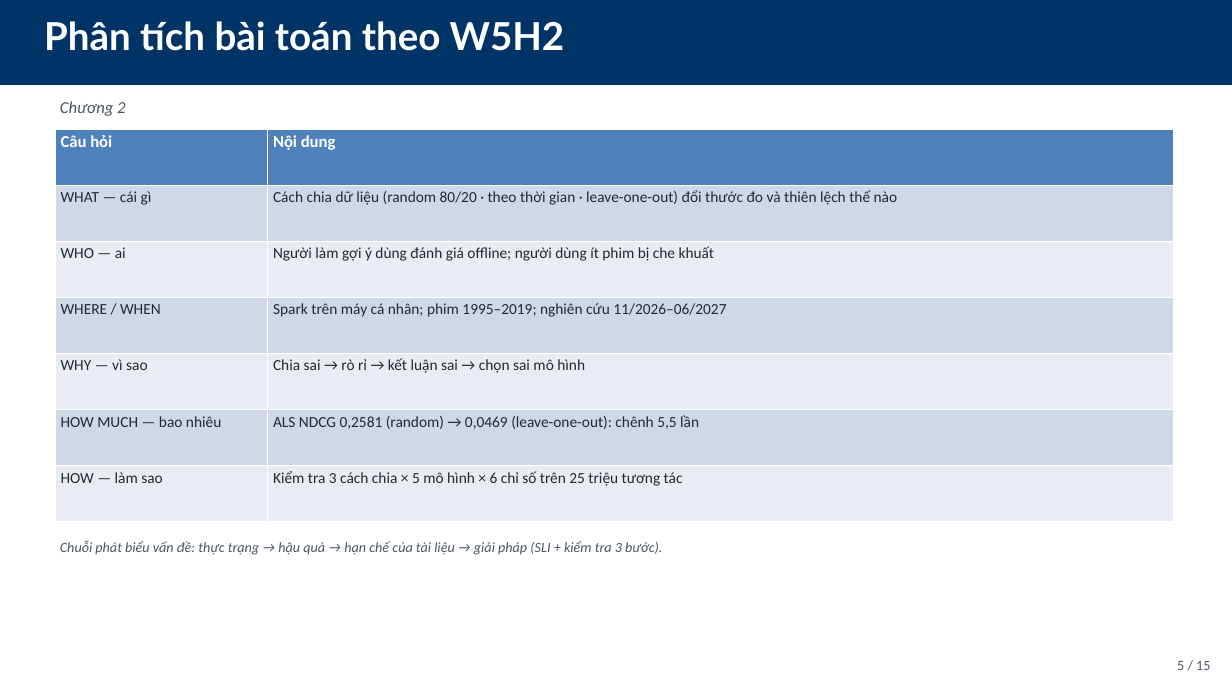
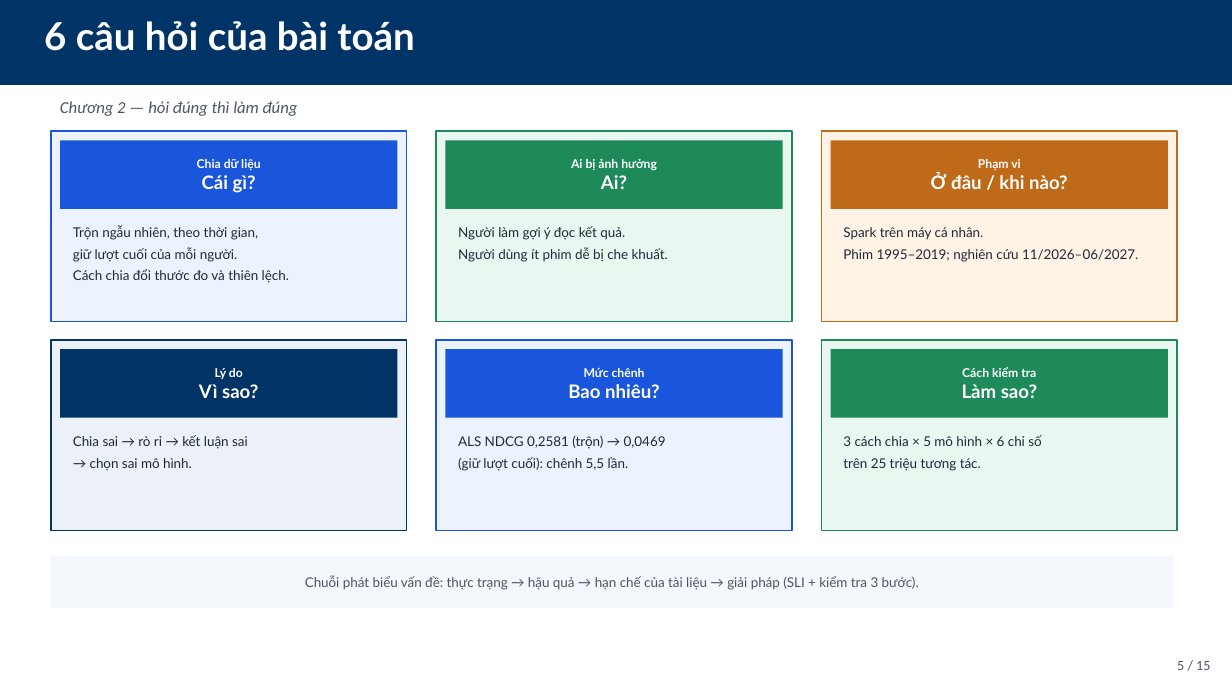
Before and after one commit to StreetParkourZombie/Recommendation_System, a slide deck: slide 5 of docs/Project/Main/Presentation/Slides/PPNCKH_DeCuong_15slides.pptx. Drawn at 1232x693 pixels with LibreOffice and Linux fonts; fonts in the diff are those of the drawing. Boxes give left, top, right and bottom in pixels: in the first picture for what was removed or moved away, otherwise in the second. Text is boxed around its words. In the diff, an @@ line names an element or a change of style, - is before the commit and + after.

```diff
--- a/docs/Project/Main/Presentation/Slides/PPNCKH_DeCuong_15slides.pptx
+++ b/docs/Project/Main/Presentation/Slides/PPNCKH_DeCuong_15slides.pptx
@@ text at <box>44,21,414,51</box>: text changed @@
-Phân tích bài toán theo W5H2
+6 câu hỏi của bài toán
@@ text at <box>60,101,298,116</box>: text changed @@
-Chương 2
+Chương 2 — hỏi đúng thì làm đúng
@@ rounded rectangle added at <box>51,131,407,322</box>, fill #ECF3FF, outline #1A56DB 1.25 pt @@
@@ table removed at <box>55,129,1174,522</box>, 7 rows, 2 columns @@
-Câu hỏi | Nội dung
-WHAT — cái gì | Cách chia dữ liệu (random 80/20 · theo thời gian · leave-one-out) đổi thước đo và thiên lệch thế nào
-WHO — ai | Người làm gợi ý dùng đánh giá offline; người dùng ít phim bị che khuất
-WHERE / WHEN | Spark trên máy cá nhân; phim 1995–2019; nghiên cứu 11/2026–06/2027
-WHY — vì sao | Chia sai → rò rỉ → kết luận sai → chọn sai mô hình
-HOW MUCH — bao nhiêu | ALS NDCG 0,2581 (random) → 0,0469 (leave-one-out): chênh 5,5 lần
-HOW — làm sao | Kiểm tra 3 cách chia × 5 mô hình × 6 chỉ số trên 25 triệu tương tác
@@ rounded rectangle added at <box>60,140,397,209</box>, fill #1A56DB, 9.5 pt, text #FFFFFF, bold @@
+Chia dữ liệu
+Cái gì?
@@ rounded rectangle added at <box>436,131,792,322</box>, fill #E9F7F0, outline #1E8A5A 1.25 pt @@
@@ rounded rectangle added at <box>445,140,783,209</box>, fill #1E8A5A, 9.5 pt, text #FFFFFF, bold @@
+Ai bị ảnh hưởng
+Ai?
@@ rounded rectangle added at <box>822,131,1177,322</box>, fill #FFF3E6, outline #BE6A18 1.25 pt @@
@@ rounded rectangle added at <box>831,140,1168,209</box>, fill #BE6A18, 14.5 pt, text #FFFFFF, bold @@
+Phạm vi
+Ở đâu / khi nào?
@@ text added at <box>73,226,289,283</box>, 10.5 pt, text #1F2937 @@
+Trộn ngẫu nhiên, theo thời gian,
+giữ lượt cuối của mỗi người.
+Cách chia đổi thước đo và thiên lệch.
@@ text added at <box>458,226,668,262</box>, 10.5 pt, text #1F2937 @@
+Người làm gợi ý đọc kết quả.
+Người dùng ít phim dễ bị che khuất.
@@ text added at <box>843,227,1138,262</box>, 10.5 pt, text #1F2937 @@
+Spark trên máy cá nhân.
+Phim 1995–2019; nghiên cứu 11/2026–06/2027.
@@ rounded rectangle added at <box>51,340,407,531</box>, fill #ECF0F7, outline #003366 1.25 pt @@
@@ rounded rectangle added at <box>60,349,397,418</box>, fill #003366, 14.5 pt, text #FFFFFF, bold @@
+Lý do
+Vì sao?
@@ rounded rectangle added at <box>436,340,792,531</box>, fill #ECF3FF, outline #1A56DB 1.25 pt @@
@@ rounded rectangle added at <box>445,349,783,418</box>, fill #1A56DB, 14.5 pt, text #FFFFFF, bold @@
+Mức chênh
+Bao nhiêu?
@@ rounded rectangle added at <box>822,340,1177,531</box>, fill #E9F7F0, outline #1E8A5A 1.25 pt @@
@@ rounded rectangle added at <box>831,349,1168,418</box>, fill #1E8A5A, 9.5 pt, text #FFFFFF, bold @@
+Cách kiểm tra
+Làm sao?
@@ text added at <box>73,435,248,471</box>, 10.5 pt, text #1F2937 @@
+Chia sai → rò rỉ → kết luận sai
+→ chọn sai mô hình.
@@ text added at <box>458,436,666,471</box>, 10.5 pt, text #1F2937 @@
+ALS NDCG 0,2581 (trộn) → 0,0469
+(giữ lượt cuối): chênh 5,5 lần.
@@ text added at <box>843,435,1041,471</box>, 10.5 pt, text #1F2937 @@
+3 cách chia × 5 mô hình × 6 chỉ số
+trên 25 triệu tương tác.
@@ rounded rectangle "Chuỗi phát biểu vấn đề: ...": place and size @@
-rounded rectangle "Chuỗi phát biểu vấn đề: ..." at <box>60,540,662,555</box>
+rounded rectangle "Chuỗi phát biểu vấn đề: ..." at <box>51,556,1174,608</box>
@@ rounded rectangle "Chuỗi phát biểu vấn đề: ..." at <box>51,556,1174,608</box>: size 11 to 10.5 pt, font Calibri to Lato, italic off; alignment left to centre; more space between paragraphs; vertical alignment top to middle; fill none to #F4F7FC @@
```
Also in this commit, not shown: 13 other slides changed, 35 other files.
